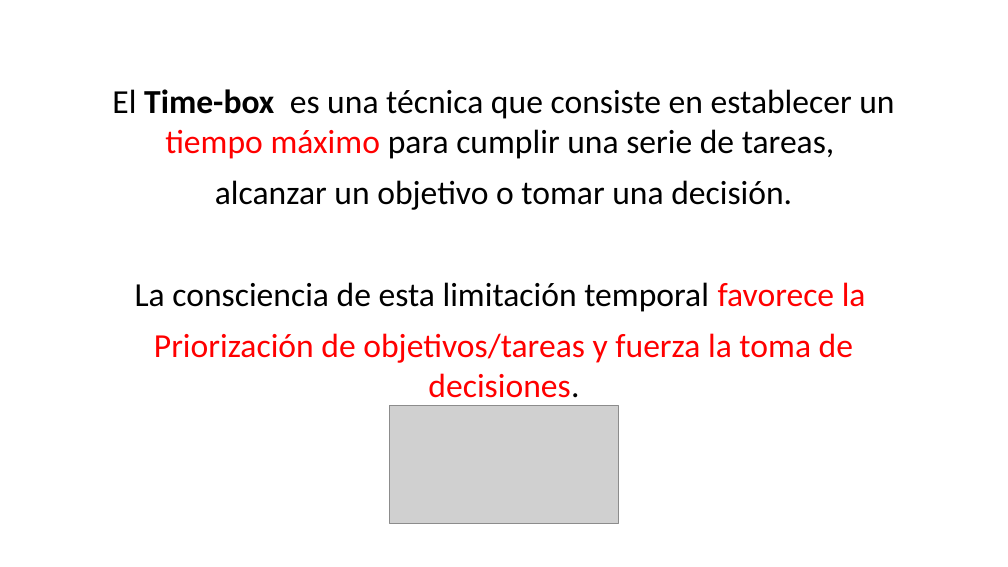
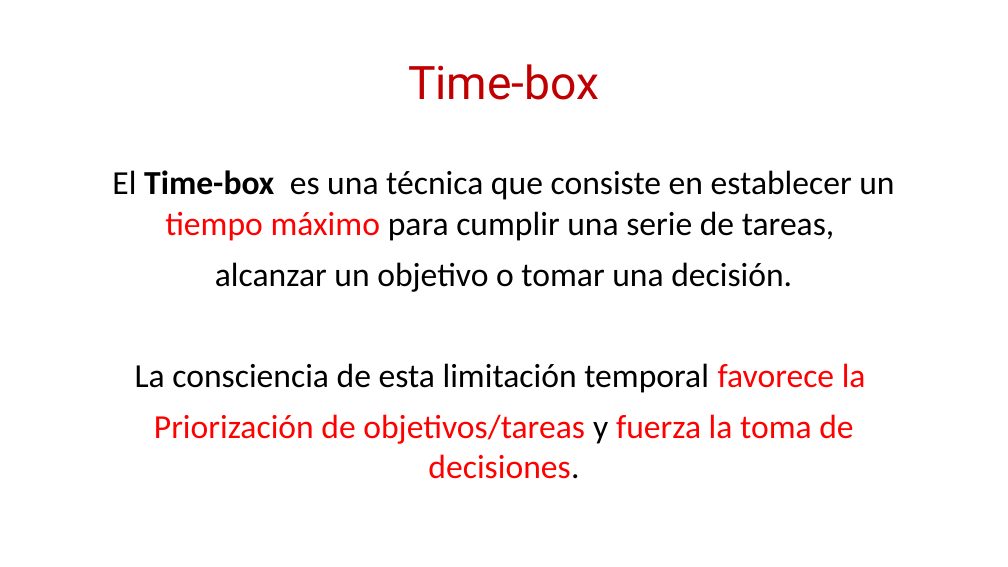
Before and after one commit to daniiel/cursos, a slide deck: slide 35 of Scrum/introduccion a scrum.pptx (slide 15 before the commit). Drawn at 1008x567 pixels with LibreOffice and Linux fonts; fonts in the diff are those of the drawing; grey boxes stand for pictures. Boxes give left, top, right and bottom in pixels: in the first picture for what was removed or moved away, otherwise in the second. Text is boxed around its words. In the diff, an @@ line names an element or a change of style, - is before the commit and + after.

```diff
--- a/Scrum/introduccion a scrum.pptx
+++ b/Scrum/introduccion a scrum.pptx
@@ title added at (408, 64, 599, 100), 44 pt, text #C00000 @@
+Time-box
@@ text at (154, 414, 853, 479): text colour #FF0000 to #000000 in "y" @@
@@ picture removed at (390, 405, 619, 524) @@
```
Also in this commit, not shown: 4 other slides changed, 28 slides added.
